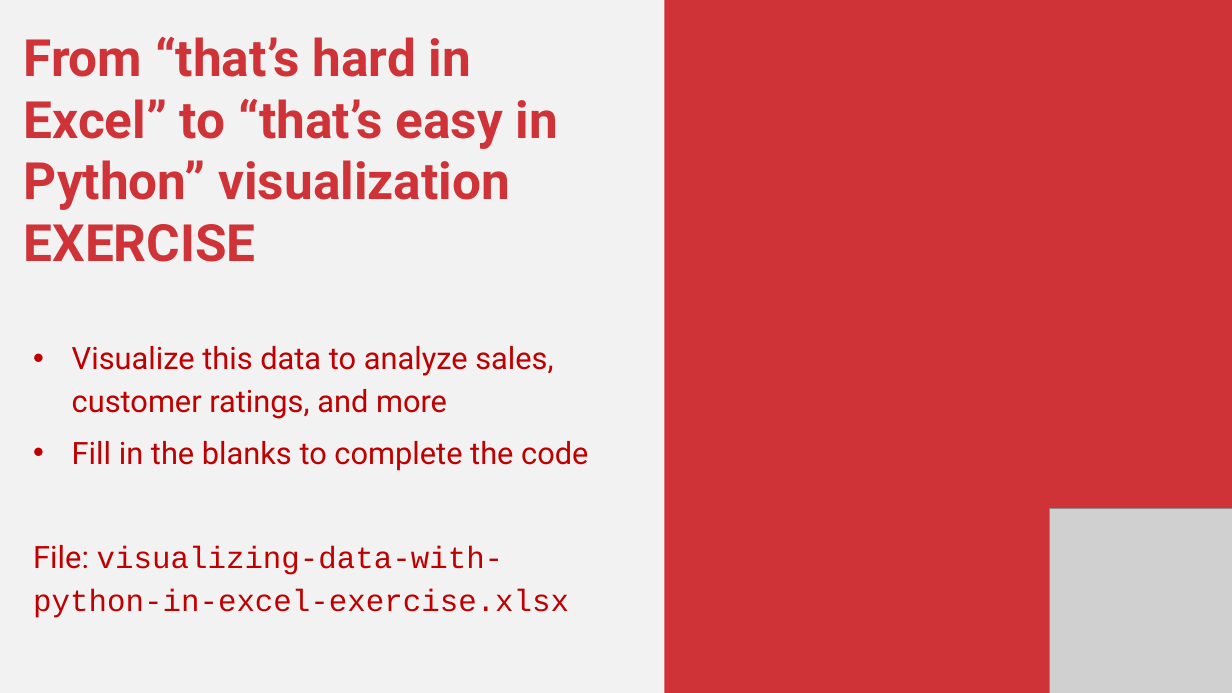
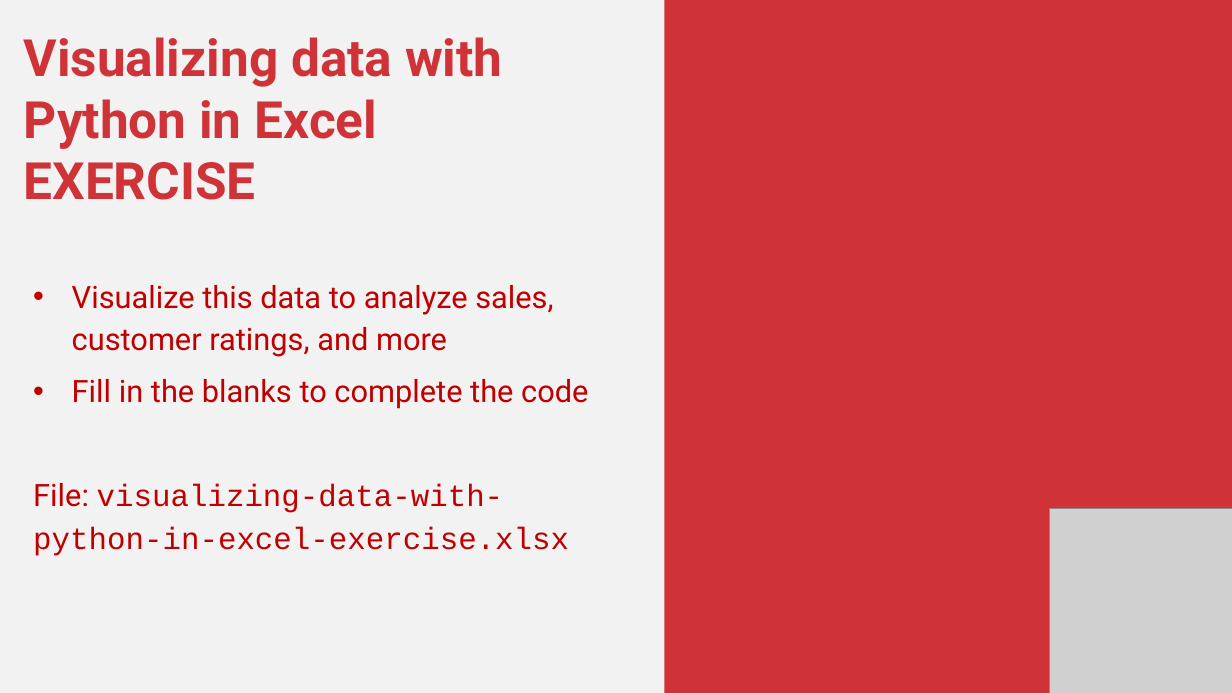
Before and after one commit to stringfestdata/global-excel-summit-python-in-excel-2025, a slide deck: slide 16 of python-in-excel-for-enhanced-data-analytics.pptx (slide 15 before the commit). Drawn at 1232x693 pixels with LibreOffice and Linux fonts; fonts in the diff are those of the drawing; grey boxes stand for pictures. Boxes give left, top, right and bottom in pixels: in the first picture for what was removed or moved away, otherwise in the second. Text is boxed around its words. In the diff, an @@ line names an element or a change of style, - is before the commit and + after.

```diff
--- a/python-in-excel-for-enhanced-data-analytics.pptx
+++ b/python-in-excel-for-enhanced-data-analytics.pptx
@@ text at (x1=24, y1=37, x2=502, y2=200): text changed @@
-From “that’s hard in Excel” to “that’s easy in Python” visualization EXERCISE
+Visualizing data with Python in Excel EXERCISE
```
Also in this commit, not shown: 2 other slides changed, 1 slide added, 1 other file.
